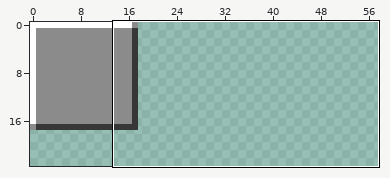
Sprite sheet: src/main/resources/assets/textures/gui/Button.png. Above: a wide view before the commit, with the close-up outlined.
Close-up. Before the edit:
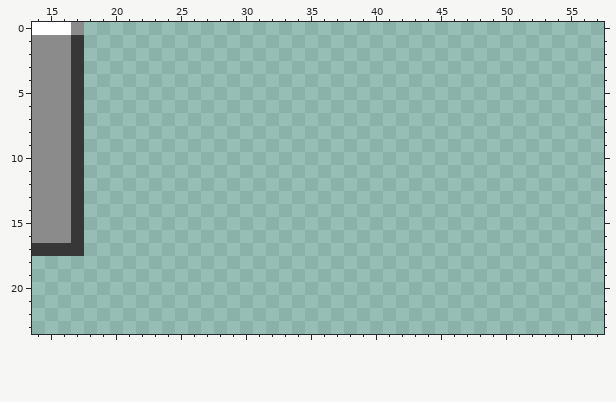
The file is 256x256 pixels. Shown: x 14..57, y 0..23. The wide view leaves out empty margins.
The same view after the edit:
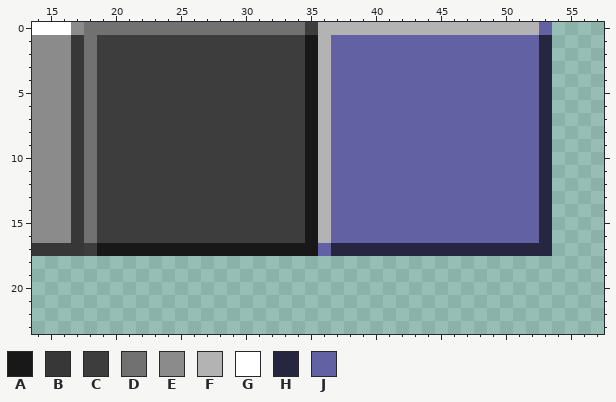
Palette (. is transparent): A #181818  B #373737  C #3d3d3d  D #717171  E #8b8b8b  F #b3b3b3  G #ffffff  H #262640  J #6161a3
Diff:
The edit adds colour A in rows 1 to 16 at x 35; in row 17 at x 19 to 35.
The edit adds colour C in row 0 at x 35; in rows 1 to 16 at x 19 to 34; in row 17 at x 18.
The edit adds colour D in row 0 at x 18 to 34; in rows 1 to 16 at x 18.
The edit adds colour F in row 0 at x 36 to 52; in rows 1 to 16 at x 36.
The edit adds colour H in rows 1 to 16 at x 53; in row 17 at x 37 to 53.
The edit adds colour J in row 0 at x 53; in rows 1 to 16 at x 37 to 52; in row 17 at x 36.
Pixel boxes of the changes (left, top, right, bottom) in both close-ups:
added: (84, 22, 552, 256)
